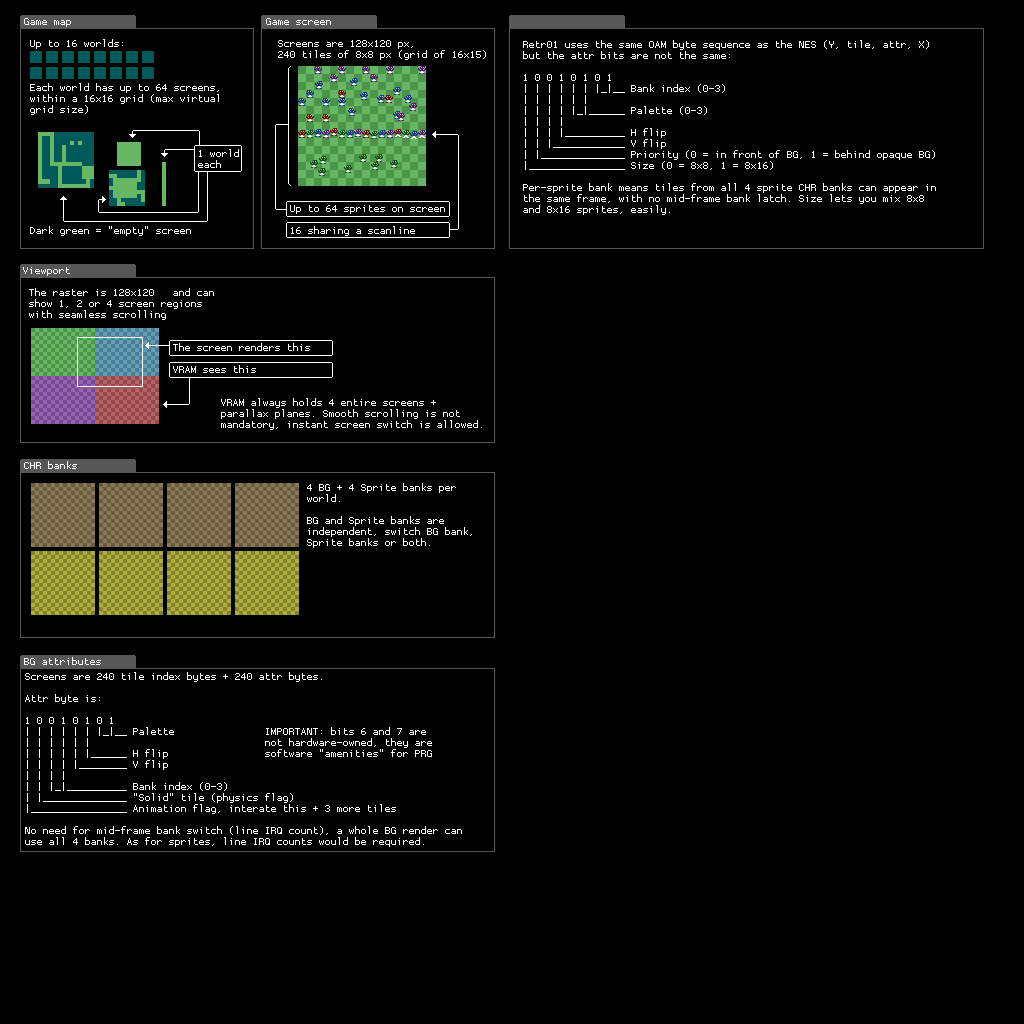
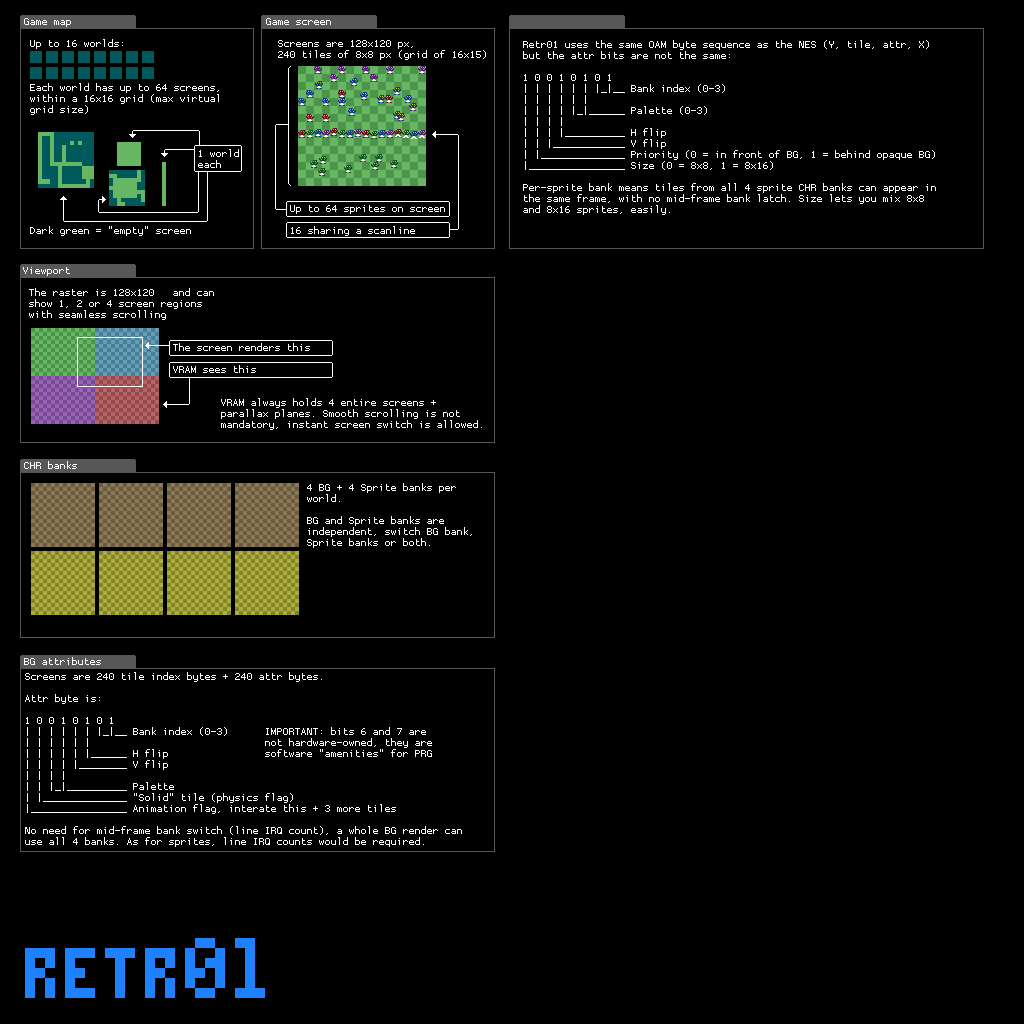
Layered file, before and after one edit (1024x1024). Changes by layer:
painted on "Screens are 240 tile index byt..." over [left=134, top=727, right=227, bottom=791]
painted on "shapes" over [left=25, top=938, right=265, bottom=998]